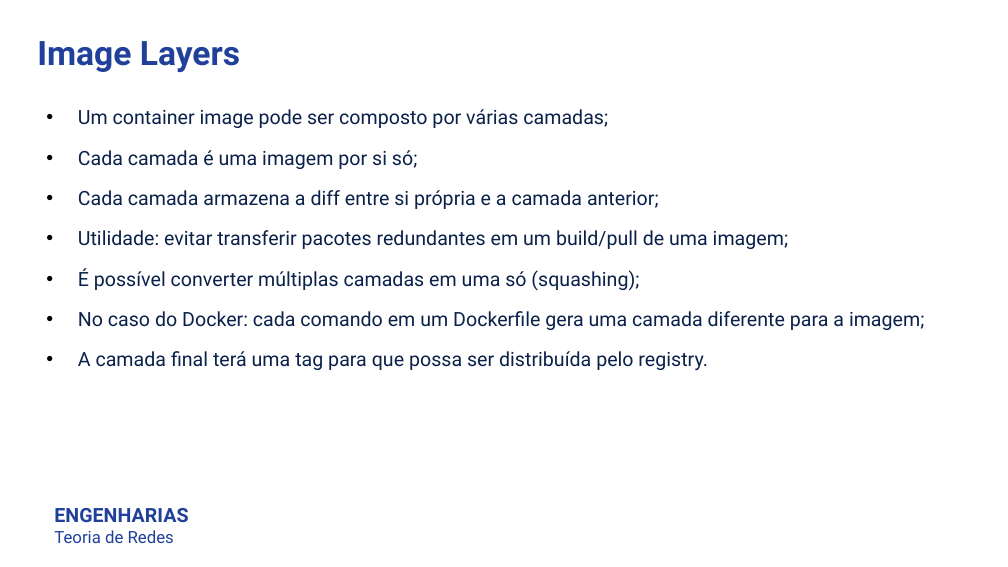
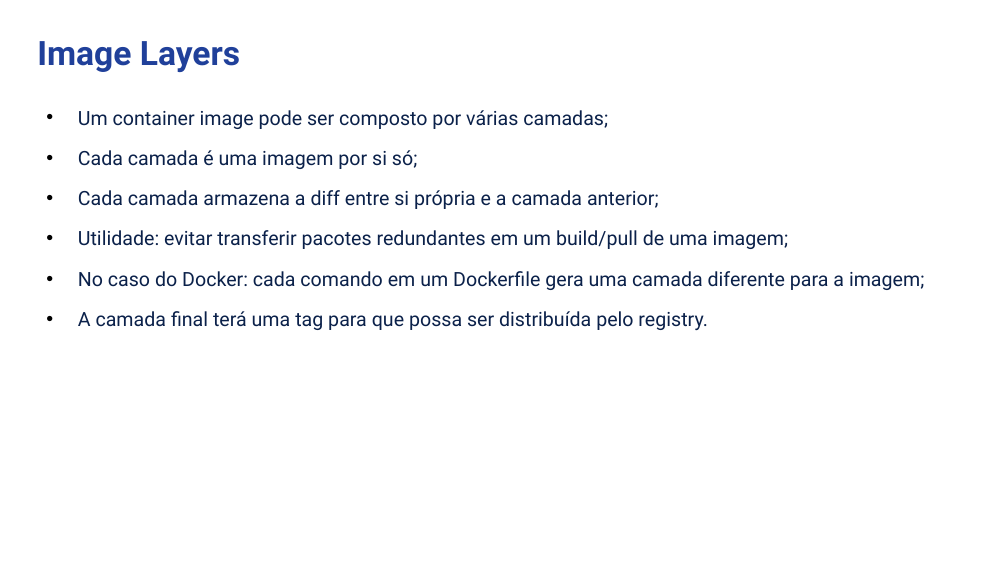
Before and after one commit to luisfelipe998/docker-kubernetes-arq-com-2, a slide deck: slide 11 of FelipeDrumm_FernandoCipriano_LuisFelipeBorsoi_GB.pptx. Drawn at 1008x567 pixels with LibreOffice and Linux fonts; fonts in the diff are those of the drawing. Boxes give left, top, right and bottom in pixels: in the first picture for what was removed or moved away, otherwise in the second. Text is boxed around its words. In the diff, an @@ line names an element or a change of style, - is before the commit and + after.

```diff
--- a/FelipeDrumm_FernandoCipriano_LuisFelipeBorsoi_GB.pptx
+++ b/FelipeDrumm_FernandoCipriano_LuisFelipeBorsoi_GB.pptx
@@ text at box(78, 268, 639, 291): paragraph removed @@
-• É possível converter múltiplas camadas em uma só (squashing);
@@ text removed at box(54, 508, 188, 543) @@
-ENGENHARIAS
-Teoria de Redes
```
Also in this commit, not shown: 25 other slides changed, 5 slides added, 4 slides removed.
